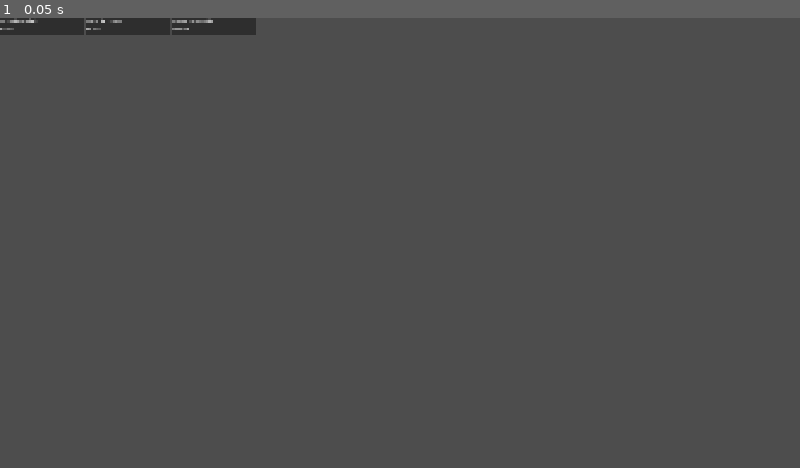
Above: before the commit, frame 1.
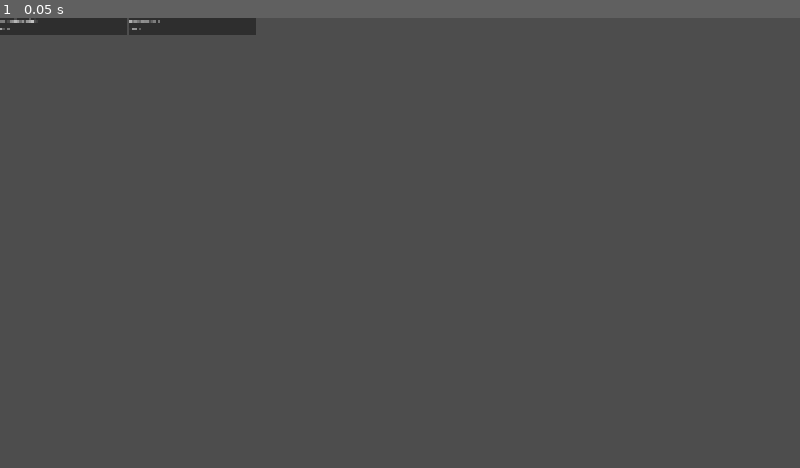
Above: after the commit, the same moment.

Repository: Clansayo/FlamanteGameJam
Game: Godot game, scene res://scenes/Decision/decision.tscn
Two runs of this game, one before a commit and one after it. Both use one fixed random seed, a clock stepped at 60 frames per second and the inputs below. This scene is started directly instead of the project's main scene.
Inputs:
- Up to frame 1 (0.05 s): no input

The runs differ from the first frame. In frame 1, 0.1% of the frame differs, in the area x 0-27%, y 0-4%.

Commit message:
ajustada decision

Diff:
--- a/scenes/Decision/decision.gd
+++ b/scenes/Decision/decision.gd
@@ -3,10 +3,19 @@
 const OPTION_SCENE = preload("res://scenes/opcion/opcion.tscn") #Precargo la escena opcion
 @onready var container: HBoxContainer = $HBoxContainer #container va a ser el hbox
 @export var option_keys : Array[String]
+var active_option : int = -1
 
-func _ready() :
+signal option_selected_effects(effect: Dictionary) #Declaro la señal de que se emitirá cuando pulse el boton, y que emite un diccionario
+
+func on_option_press(option : Option):
+	option_selected_effects.emit(option.data.effect) #Que es emitir lo que tiene en su campo de efecto
+
+func _ready():
 	for esta_optionkey in option_keys : #Recorro el array (se lo he pasado por el editor)
 		#print(esta_optionkey) ESTO ES PARA PRUEBAS
-		var option = OPTION_SCENE.instantiate() #Me creo una opcion
+		var option: Option = OPTION_SCENE.instantiate() #Me creo una instancia de opcion
 		option.option_key = esta_optionkey #Le paso que su optionkey será la de esta iteración de array
-		container.add_child(option) #Se la añado como hijo al hbox
+
+		option.option_selected.connect(on_option_press)
+
+		container.add_child(option) #añado la opción como hijo al hbox
--- a/scenes/Decision/decision.tscn
+++ b/scenes/Decision/decision.tscn
@@ -3,6 +3,7 @@
 [ext_resource type="Script" uid="uid://cx3xrrki7gv7y" path="res://scenes/Decision/decision.gd" id="1_kuo6k"]
 
 [node name="Decision (Control)" type="Control" unique_id=1412057992]
+custom_minimum_size = Vector2(0, 70)
 layout_mode = 3
 anchors_preset = 15
 anchor_right = 1.0
@@ -10,7 +11,7 @@
 grow_horizontal = 2
 grow_vertical = 2
 script = ExtResource("1_kuo6k")
-option_keys = Array[String](["PLASTIC_STRAW", "PAPER_STRAW", "REJECT_WEAPON_CONTRACT"])
+option_keys = Array[String](["PLASTIC_STRAW", "AI_AUTOMATION"])
 
 [node name="HBoxContainer" type="HBoxContainer" parent="." unique_id=289140464]
 layout_mode = 0
--- a/scenes/Main/MainManager.gd
+++ b/scenes/Main/MainManager.gd
@@ -4,6 +4,9 @@
 @onready var label_dinero: Label = $UI/VBoxContainer/LabelDinero
 @onready var label_emails: Label = $UI/VBoxContainer/LabelEmails
 @onready var label_planeta: Label = $UI/VBoxContainer/LabelPlaneta
+@onready var decision_container: VBoxContainer = $UI/VBoxContainer/DecisionContainer
+
+const DECISION_SCENE = preload("res://scenes/Decision/decision.tscn")
 
 var click_value: int = 1
 
--- a/scenes/Main/MainScene.tscn
+++ b/scenes/Main/MainScene.tscn
@@ -84,6 +84,9 @@
 theme_override_font_sizes/font_size = 42
 text = "PlanetaPoints"
 
+[node name="DecisionContainer" type="VBoxContainer" parent="UI/VBoxContainer" unique_id=566832140]
+layout_mode = 2
+
 [node name="CurrencyManager" parent="." unique_id=238071387 instance=ExtResource("6_8w4u8")]
 
 [connection signal="mouse_entered" from="UI/FerranSprite/Area2D" to="UI/FerranSprite" method="_on_area_2d_mouse_entered"]
--- a/scenes/opcion/opcion.gd
+++ b/scenes/opcion/opcion.gd
@@ -1,6 +1,8 @@
 extends Button
+class_name Option
 @onready var title: Label = $MarginContainer/VBoxContainer/Title
 @onready var cost: Label = $MarginContainer/VBoxContainer/Cost
+signal option_selected(option: Option)
 
 
 @export var option_key: String #optionkey es una variable que se pasa por el editor
@@ -9,7 +11,8 @@
 
 func _ready():
 	data = DataResources.options_data_map[option_key] #Los datos serán los que saque del mapa, que coincidan con su option_key
-	print ("Datos:")
-	print(data)
 	title.text = data.title #El título será el que ela de los datos
-	cost.text = str(data.cost) + " @s" #El coste ídem
+	cost.text = "%d @" % data.cost #El coste ídem
+
+func _on_pressed() -> void:
+	option_selected.emit(self)
--- a/scenes/opcion/opcion.tscn
+++ b/scenes/opcion/opcion.tscn
@@ -14,7 +14,7 @@
 offset_bottom = 44.0
 size_flags_horizontal = 3
 script = ExtResource("1_x0rm4")
-option_key = "WEAPON_CONTRACT"
+option_key = "AI_AUTOMATION"
 
 [node name="MarginContainer" type="MarginContainer" parent="." unique_id=1395248790]
 layout_mode = 0
@@ -34,6 +34,8 @@
 
 [node name="Cost" type="Label" parent="MarginContainer/VBoxContainer" unique_id=751615557]
 layout_mode = 2
-text = "XX @s"
+text = "XX @"
 label_settings = SubResource("LabelSettings_yc7ip")
 clip_text = true
+
+[connection signal="pressed" from="." to="." method="_on_pressed"]
